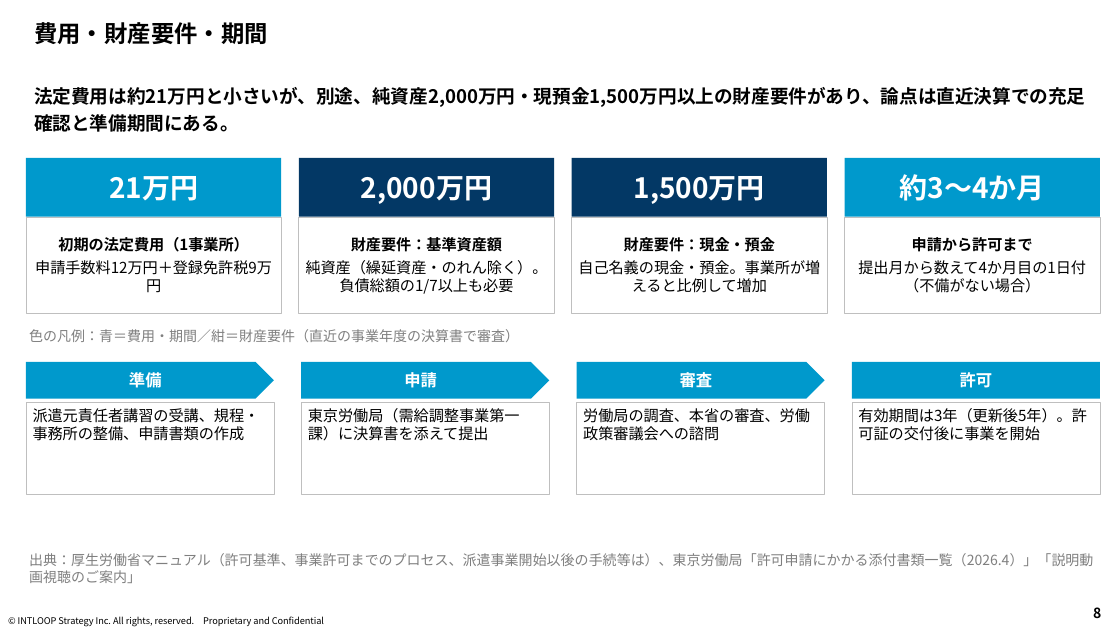
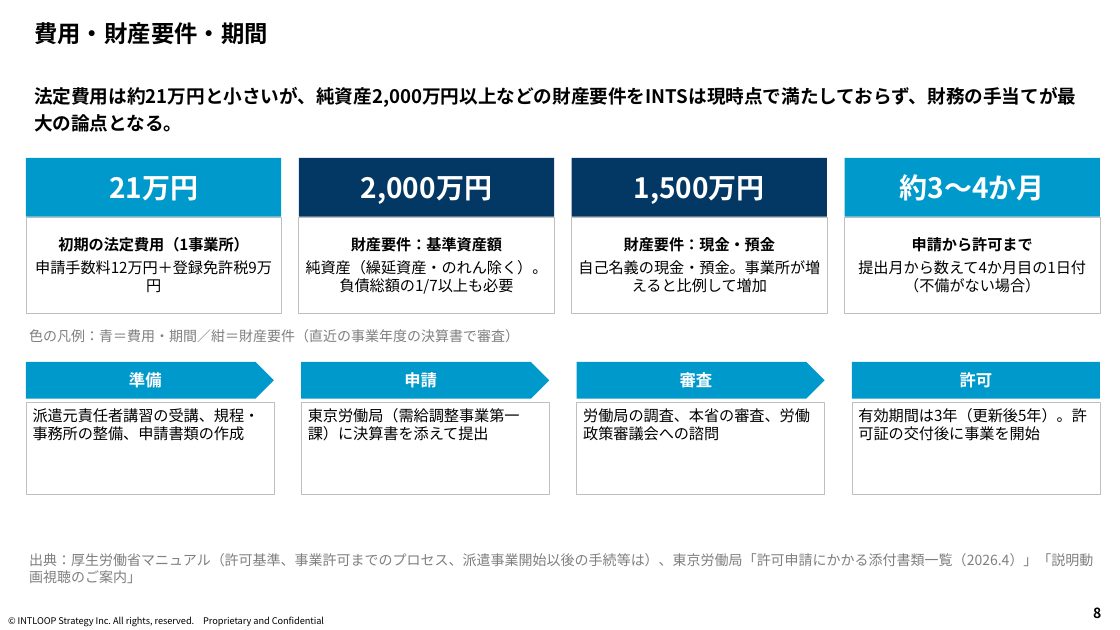
Before and after one commit to mkomko2011/For-AI, a slide deck: slide 8 of INTS_派遣業許可検討/INTS_派遣業許可検討_報告資料.pptx. Drawn at 1120x630 pixels with LibreOffice and Linux fonts; fonts in the diff are those of the drawing; background and template pictures are left out. Boxes give left, top, right and bottom in pixels: in the first picture for what was removed or moved away, otherwise in the second. Text is boxed around its words. In the diff, an @@ line names an element or a change of style, - is before the commit and + after.

```diff
--- a/INTS_派遣業許可検討/INTS_派遣業許可検討_報告資料.pptx
+++ b/INTS_派遣業許可検討/INTS_派遣業許可検討_報告資料.pptx
@@ text at [34,87,1076,132]: text changed @@
-法定費用は約21万円と小さいが、別途、純資産2,000万円・現預金1,500万円以上の財産要件があり、論点は直近決算での充足確認と準備期間にある。
+法定費用は約21万円と小さいが、純資産2,000万円以上などの財産要件をINTSは現時点で満たしておらず、財務の手当てが最大の論点となる。
```
Also in this commit, not shown: 13 other slides changed, 1 slide added, 1 other file.
